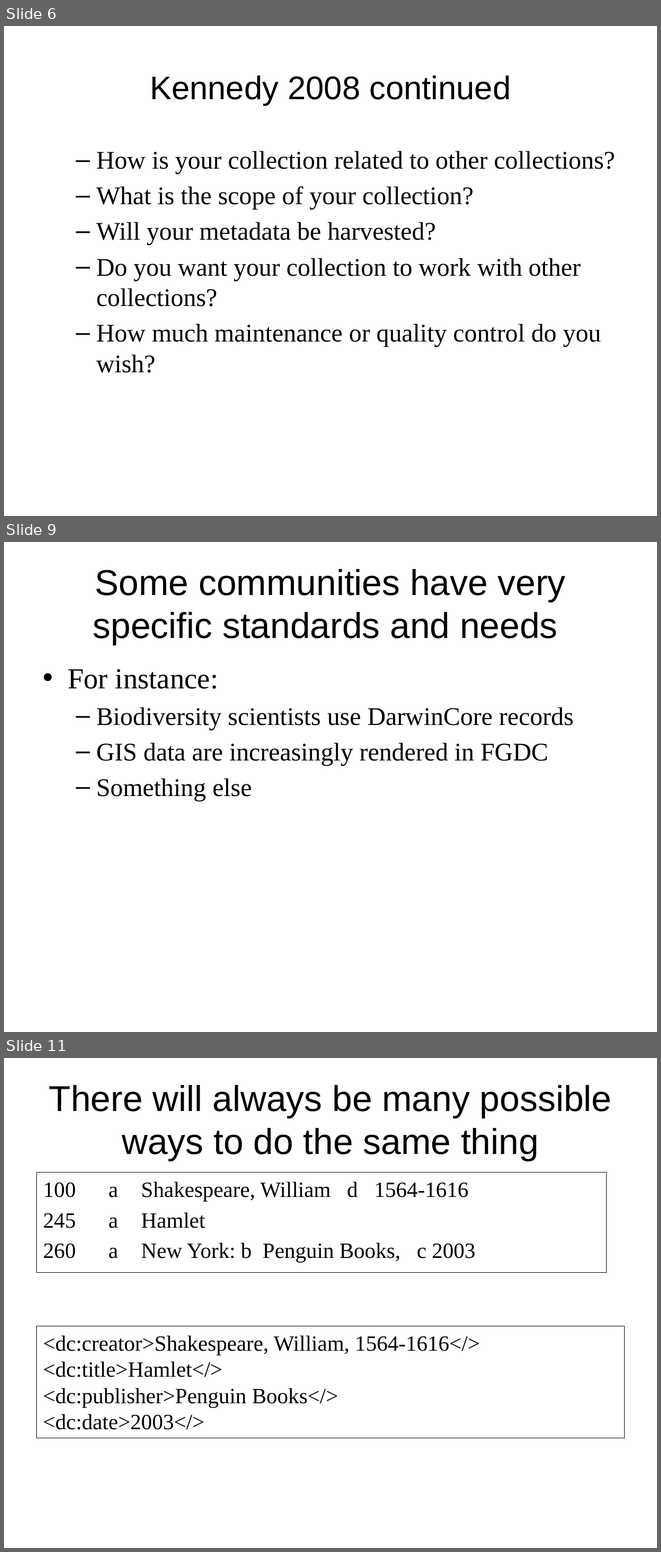
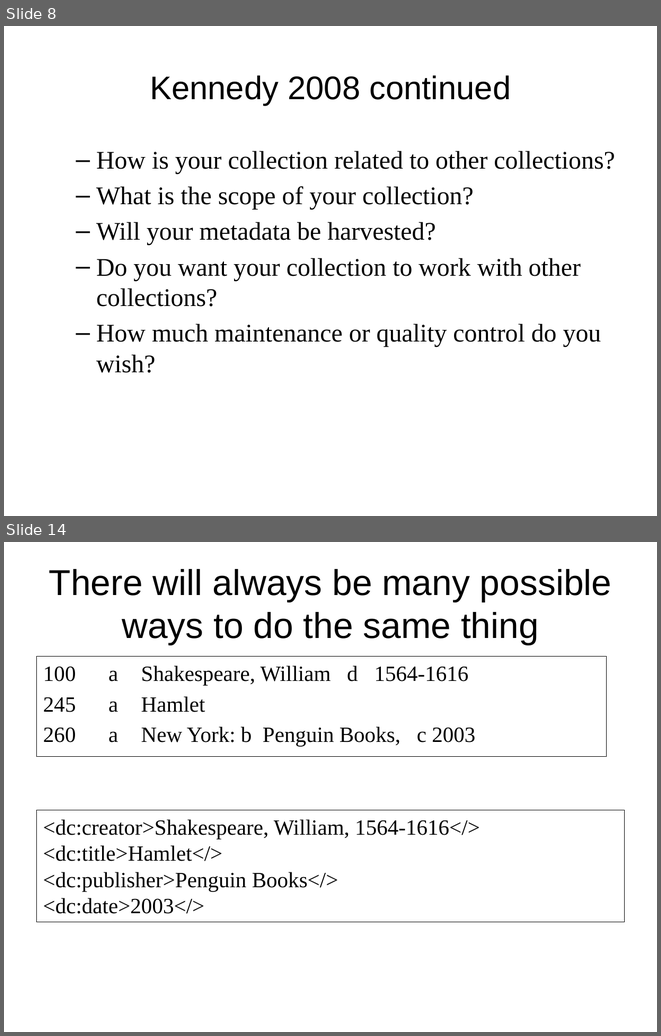
Before and after one commit to DataCurationWorkshop/HongKongCurationWorkshop, a slide deck: Day_2/Day_2_Lectures/Day_2_Lecture_Metadata2.pptx. Shown one above the other, each under a label of ours: slides 6, 9 and 11 before the commit, slides 8 and 14 after it; the slides between them are not shown. The pictures are 661x1552 and 661x1036 pixels, drawn with LibreOffice and Linux fonts; fonts in the diff are those of the drawing; background and template pictures are left out. Boxes give left, top, right and bottom in pixels: in the first picture for what was removed or moved away, otherwise in the second. Text is boxed around its words. In the diff, an @@ line names an element or a change of style, - is before the commit and + after.

```diff
--- a/Day_2/Day_2_Lectures/Day_2_Lecture_Metadata2.pptx
+++ b/Day_2/Day_2_Lectures/Day_2_Lecture_Metadata2.pptx
@@ slide 9 removed at box(4, 542, 657, 1032), background #FFFFFF @@
@@ title removed at box(93, 569, 566, 645) @@
-Some communities have very specific standards and needs
@@ text removed at box(68, 669, 574, 801) @@
-• For instance:
-  – Biodiversity scientists use DarwinCore records
-  – GIS data are increasingly rendered in FGDC
-  – Something else
@@ what was slide 6 is now slide 8 @@
@@ what was slide 11 is now slide 14 @@
```
Also in this commit, not shown: 5 slides changed, 14 slides added, 9 other slides removed, 1 other file.
